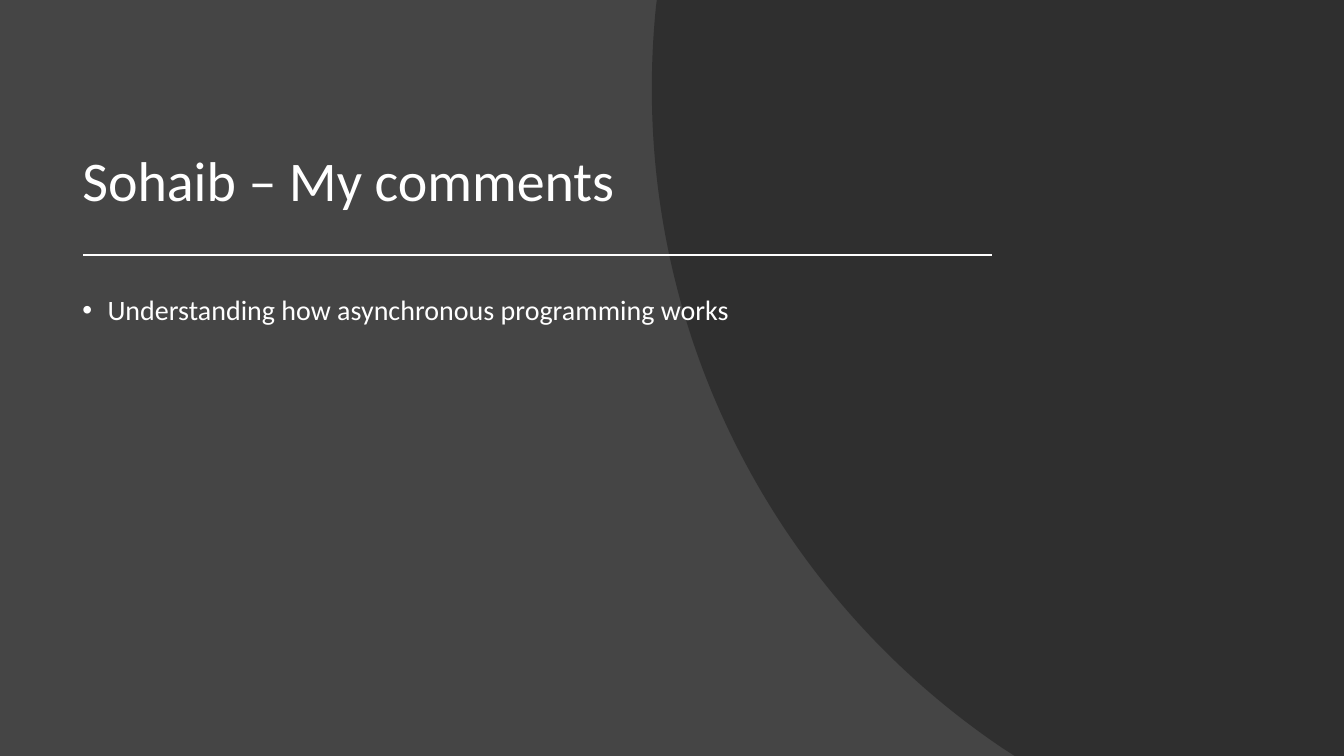
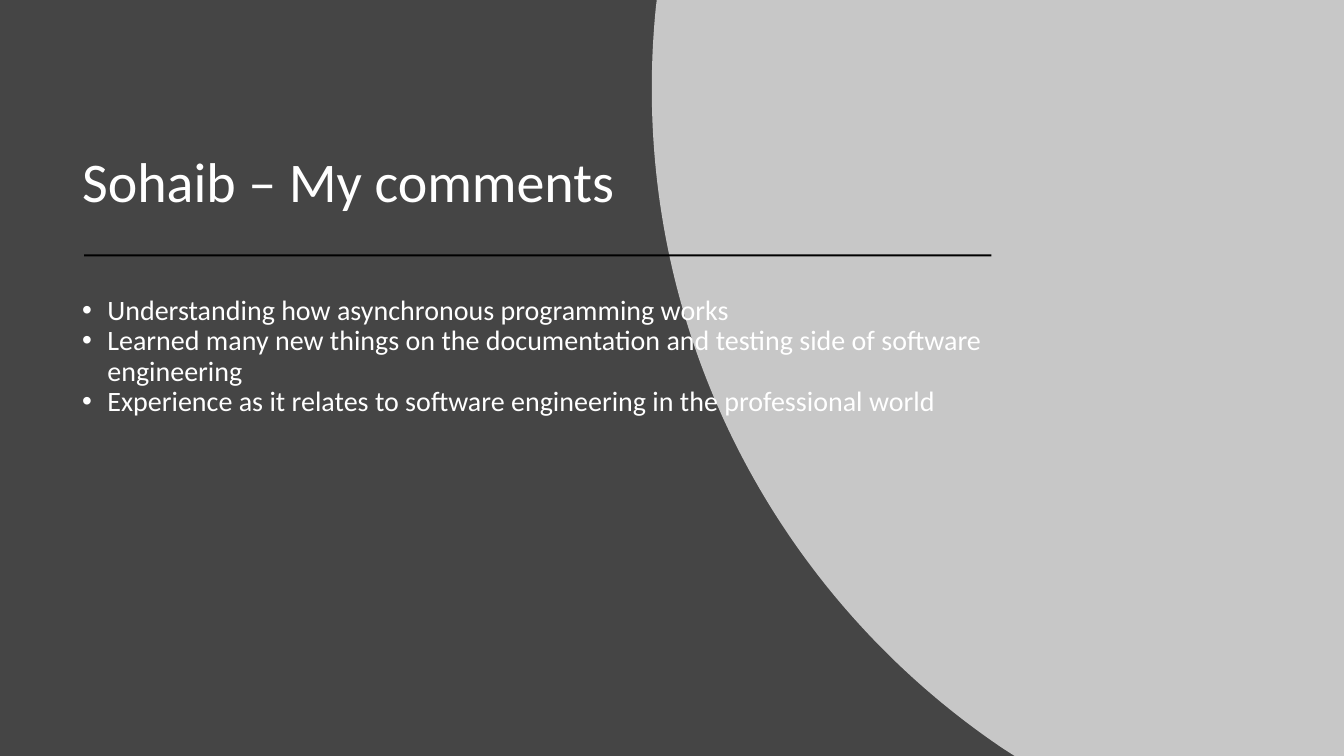
Before and after one commit to singhgagan2697/CSE3310_Project_4, a slide deck: slide 8 of Presentation.pptx. Drawn at 1344x756 pixels with LibreOffice and Linux fonts; fonts in the diff are those of the drawing. Boxes give left, top, right and bottom in pixels: in the first picture for what was removed or moved away, otherwise in the second. Text is boxed around its words. In the diff, an @@ line names an element or a change of style, - is before the commit and + after.

```diff
--- a/Presentation.pptx
+++ b/Presentation.pptx
@@ freeform shape at [652, 0, 1344, 756]: fill #262626 at 70% opacity to #FFFFFF at 70% opacity @@
@@ line removed from (85, 255) to (992, 255) @@
@@ freeform shape added at [85, 255, 992, 255], outline #000000 1.5 pt @@
@@ text at [107, 297, 729, 327]: less space between paragraphs @@
@@ text at [107, 327, 981, 416]: paragraphs added @@
+• Learned many new things on the documentation and testing side of software engineering
+• Experience as it relates to software engineering in the professional world
```
Also in this commit, not shown: 8 other slides changed.
